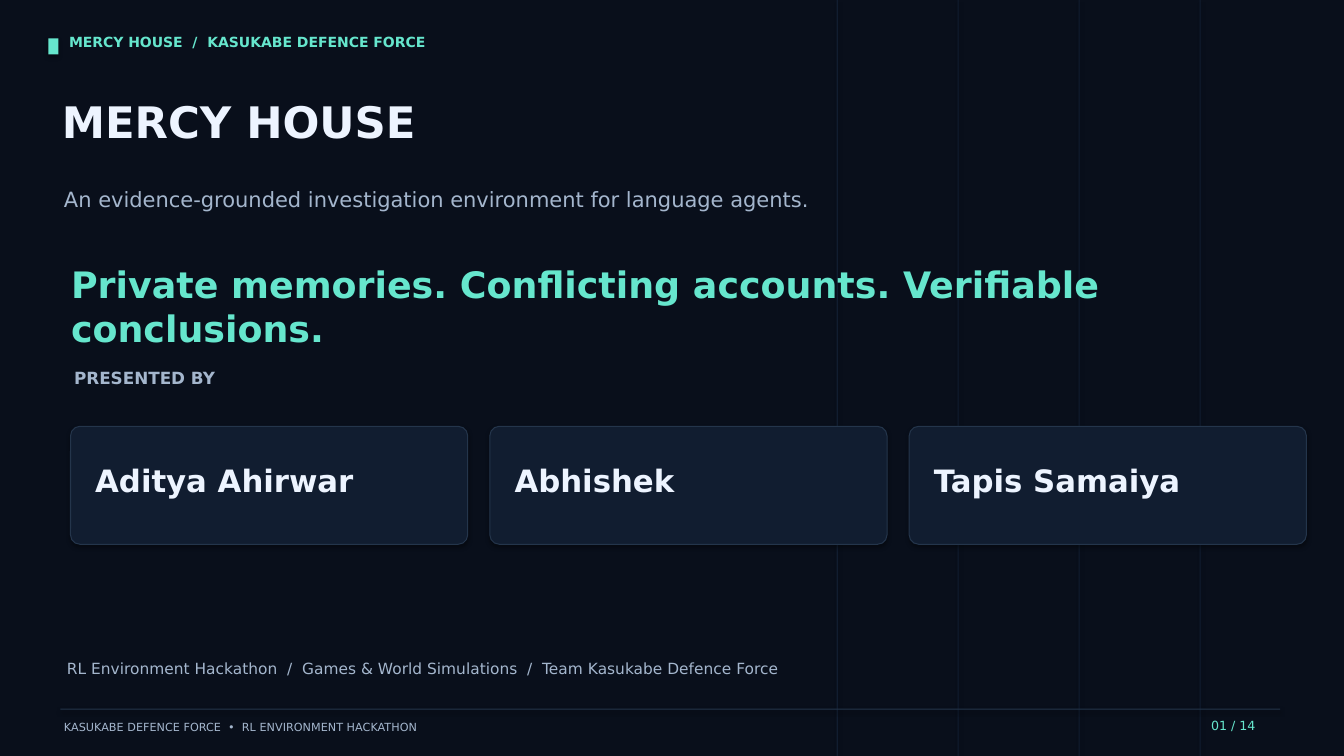
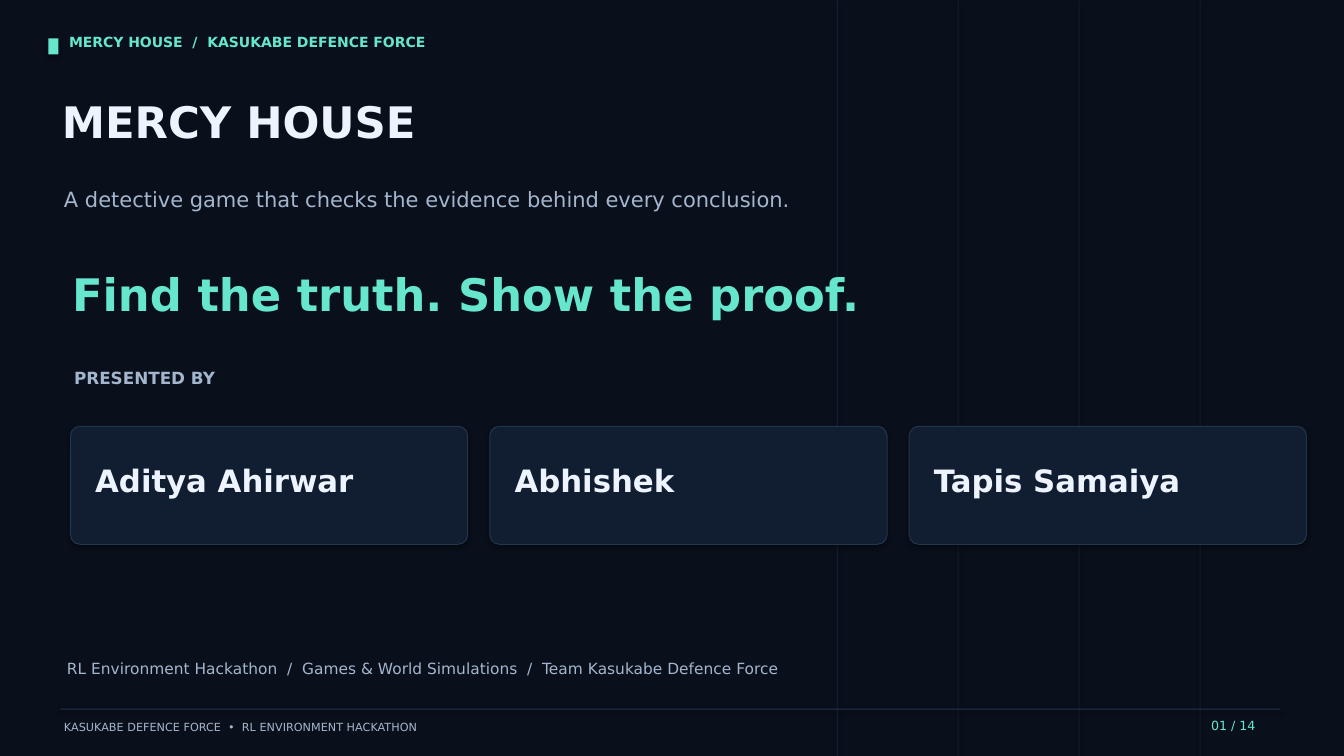
Before and after one commit to Abhishek-Punhani/mercy-house, a slide deck: slide 1 of docs/deck.pptx. Drawn at 1344x756 pixels with LibreOffice and Linux fonts; fonts in the diff are those of the drawing. Boxes give left, top, right and bottom in pixels: in the first picture for what was removed or moved away, otherwise in the second. Text is boxed around its words. In the diff, an @@ line names an element or a change of style, - is before the commit and + after.

Commit message:
Refine final presentation in plain language and show public repository and demo access

```diff
--- a/docs/deck.pptx
+++ b/docs/deck.pptx
@@ text at box(64, 191, 789, 212): text changed @@
-An evidence-grounded investigation environment for language agents.
+A detective game that checks the evidence behind every conclusion.
@@ text at box(72, 277, 859, 321): text changed; size 26 to 32 pt @@
-Private memories. Conflicting accounts. Verifiable conclusions.
+Find the truth. Show the proof.
```
Also in this commit, not shown: 3 other slides changed, 10 slides added, 10 slides removed, 15 other files.
